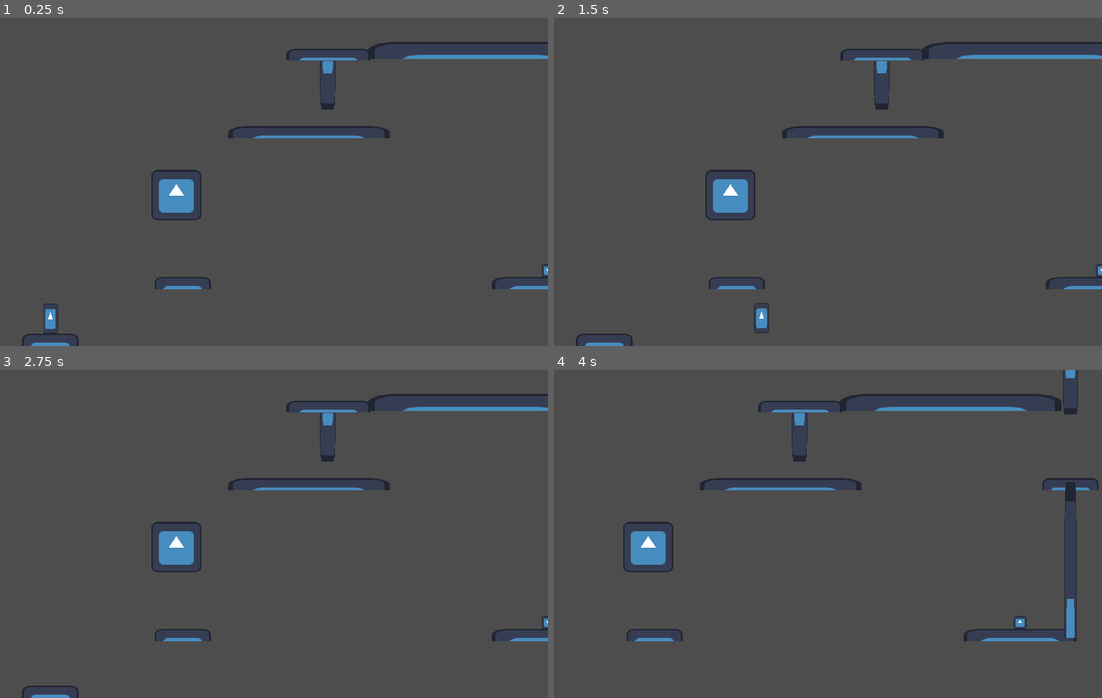
Above: before the commit, frames 1-4 (two rows, left to right).
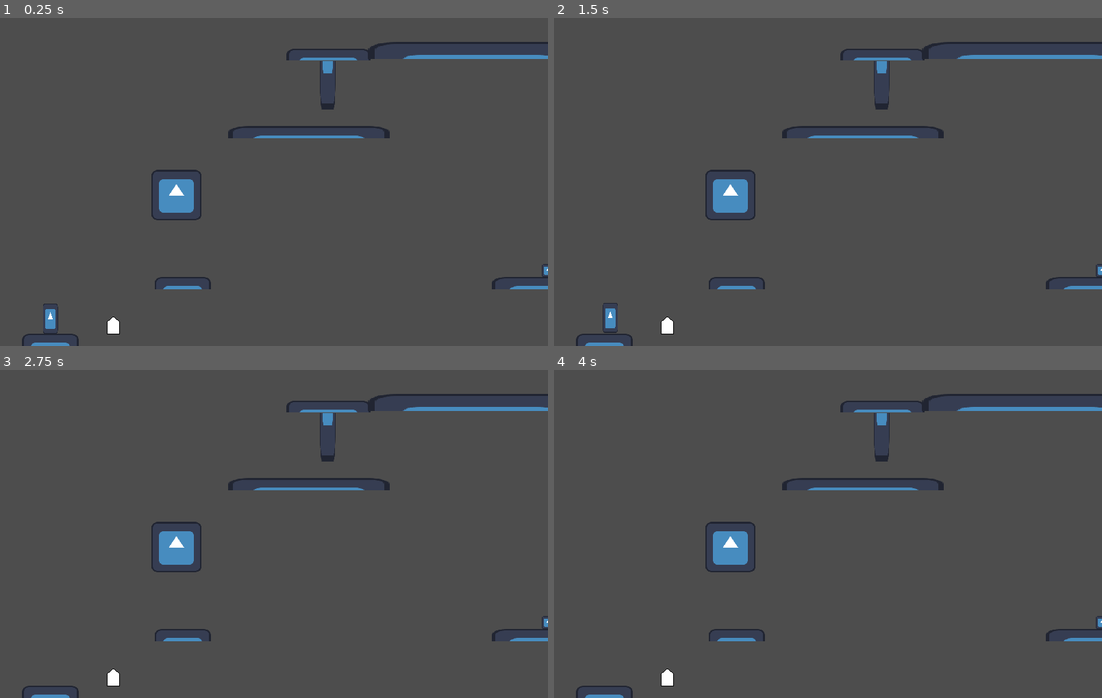
Above: after the commit, the same moments.

Repository: DeVelox/Niro
Game: Godot game, scene res://levels/lukaslevel.tscn
Two runs of this game, one before a commit and one after it. Both use one fixed random seed, a clock stepped at 60 frames per second and the inputs below. This scene is started directly instead of the project's main scene. The engine's default icon, where the game draws it, is replaced by a stand-in: a white triangle on a blue panel in a dark square.
Inputs:
- Up to frame 1 (0.25 s): no input
- Up to frame 2 (1.5 s): tap Enter at 0.5 s; hold D (right) from 0.53 s (still down); tap S (crouch) at 0.6 s; tap W (jump) at 0.77 s; tap Shift (dash) at 1.35 s
- Up to frame 3 (2.75 s): tap W (jump) at 1.52 s; release D (right) at 2.03 s; hold A (left) from 2.03 s (still down); tap S (crouch) at 2.1 s
- Up to frame 4 (4 s): release A (left) at 2.78 s; hold D (right) from 2.78 s (still down); tap Shift (dash) at 2.85 s; tap W (jump) at 3.02, 3.77 s; tap S (crouch) at 3.6 s

The runs differ from the first frame. In frame 1, 0.1% of the frame differs, in the area x 19-22%, y 91-97%; in frame 2, 0.4%; in frame 3, 0.1%; in frame 4, 4.9%, in the area x 4-100%, y 0-100%.

Commit message:
Edited spikes
Made the spikes reset the scene when the player touches them.

Diff:
--- a/levels/lukaslevel.tscn
+++ b/levels/lukaslevel.tscn
@@ -1,9 +1,10 @@
-[gd_scene load_steps=6 format=3 uid="uid://ddg6uqgviy6ul"]
+[gd_scene load_steps=7 format=3 uid="uid://ddg6uqgviy6ul"]
 
 [ext_resource type="Texture2D" uid="uid://da1teyfixnggi" path="res://icon.svg" id="1_olyet"]
 [ext_resource type="PackedScene" uid="uid://b75hun8hw8sj0" path="res://player/player.tscn" id="2_owwt6"]
 [ext_resource type="PackedScene" uid="uid://dppnqjdjkmgpf" path="res://obstacles/rockfall.tscn" id="3_cuhgi"]
 [ext_resource type="PackedScene" uid="uid://cyhd4k3titmr" path="res://obstacles/explosion.tscn" id="4_jkw3t"]
+[ext_resource type="PackedScene" uid="uid://utg2yptwwqkq" path="res://obstacles/spike.tscn" id="5_u1oqk"]
 
 [sub_resource type="RectangleShape2D" id="RectangleShape2D_nobot"]
 size = Vector2(128, 32)
@@ -173,3 +174,7 @@
 
 [node name="Explosion" parent="." instance=ExtResource("4_jkw3t")]
 position = Vector2(696, 384)
+
+[node name="spike" parent="." instance=ExtResource("5_u1oqk")]
+position = Vector2(144, 454)
+scale = Vector2(4.12, 3.84)
--- /dev/null
+++ b/obstacles/spike.gd
@@ -0,0 +1,16 @@
+extends Area2D
+
+
+# Called when the node enters the scene tree for the first time.
+func _ready():
+	pass # Replace with function body.
+
+
+# Called every frame. 'delta' is the elapsed time since the previous frame.
+func _process(delta):
+	pass
+
+func _on_body_entered(body):
+	if body.is_in_group("players"):
+		#body.position = Vector2(64,432)
+		get_tree().reload_current_scene()
--- a/obstacles/spike.tscn
+++ b/obstacles/spike.tscn
@@ -1,12 +1,22 @@
-[gd_scene load_steps=2 format=3 uid="uid://utg2yptwwqkq"]
+[gd_scene load_steps=4 format=3 uid="uid://utg2yptwwqkq"]
+
+[ext_resource type="Script" path="res://obstacles/spike.gd" id="1_l0k25"]
+[ext_resource type="Texture2D" uid="uid://djsbljh0sg5aw" path="res://temp/spike.png" id="2_t8yao"]
 
 [sub_resource type="RectangleShape2D" id="RectangleShape2D_msle0"]
-size = Vector2(4, 6)
+size = Vector2(4, 3)
 
-[node name="Area2D" type="Area2D"]
+[node name="spike" type="Area2D"]
 collision_layer = 16
+script = ExtResource("1_l0k25")
 
 [node name="CollisionShape2D" type="CollisionShape2D" parent="."]
+position = Vector2(0, -1.5)
 shape = SubResource("RectangleShape2D_msle0")
 
 [node name="Sprite2D" type="Sprite2D" parent="."]
+position = Vector2(2.98023e-08, 5.96046e-08)
+scale = Vector2(0.25, 0.24)
+texture = ExtResource("2_t8yao")
+
+[connection signal="body_entered" from="." to="." method="_on_body_entered"]
Binary file added: temp/spike.png
Not shown, added: temp/spike.png.import
